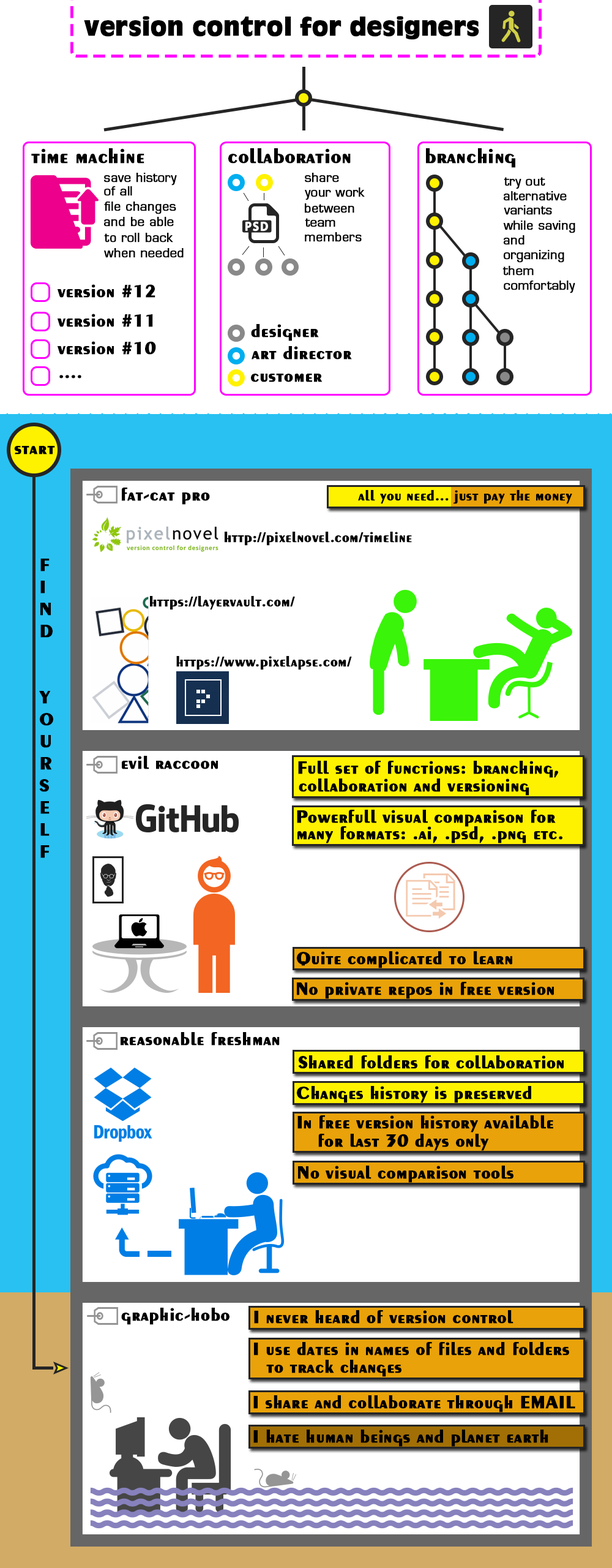
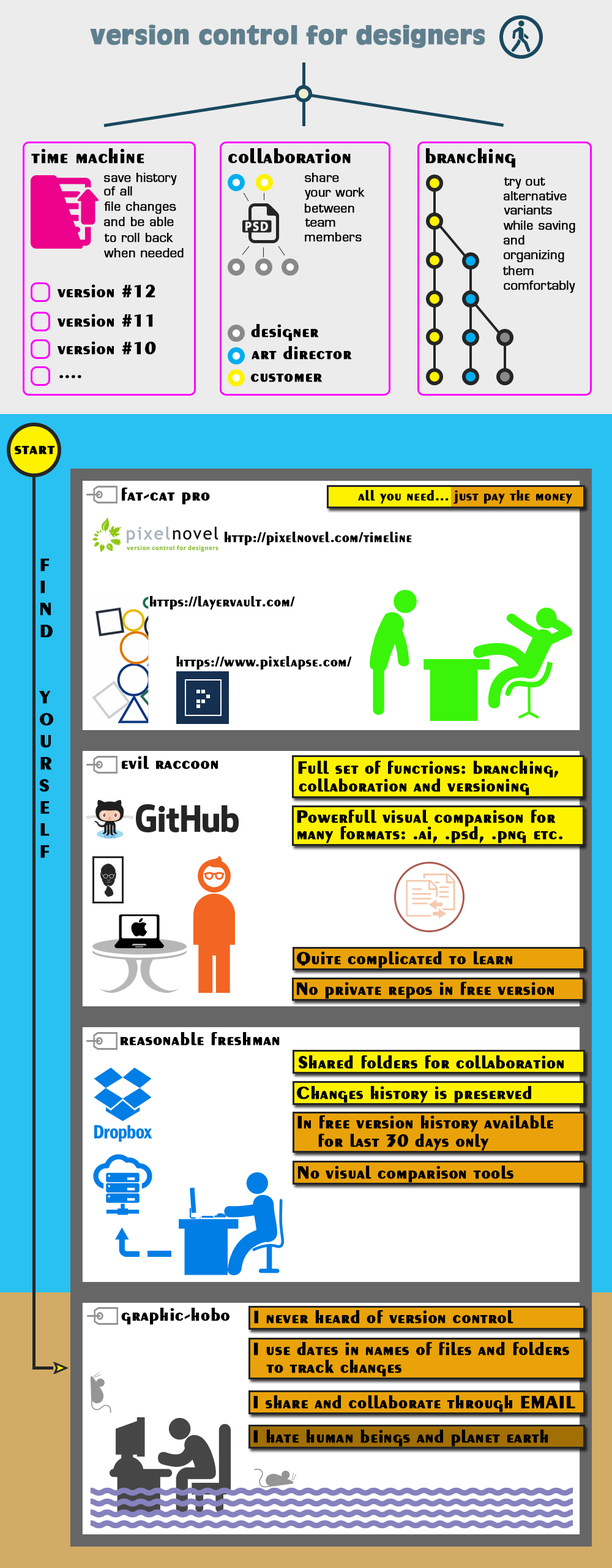
Layered file, before and after one edit (612×1568). Changes by layer:
moved "header" above "top block" over [61,0,554,59]
painted on "Shape 2" over [501,10,532,53]
removed layer "Shape 1" from group "pedestrian" over [489,4,533,49]
added layer "Ellipse 3" in group "pedestrian" over [499,15,544,59]
painted on "version control for designers" over [83,15,486,49]
renamed "Rounded Rectangle 1" to "Rectangle 9", hid it, painted on it over [61,0,554,59]
painted on "Shape 13 copy" over [103,62,505,132]
painted on "Ellipse 1 copy 22" over [295,85,313,107]
hid "lower zigzag" over [0,412,612,415]
renamed "Rectangle 3" to "Rectangle 8", moved it below "time machine", painted on it over [0,0,612,415]
painted on "Shape 28" over [496,642,538,679]
